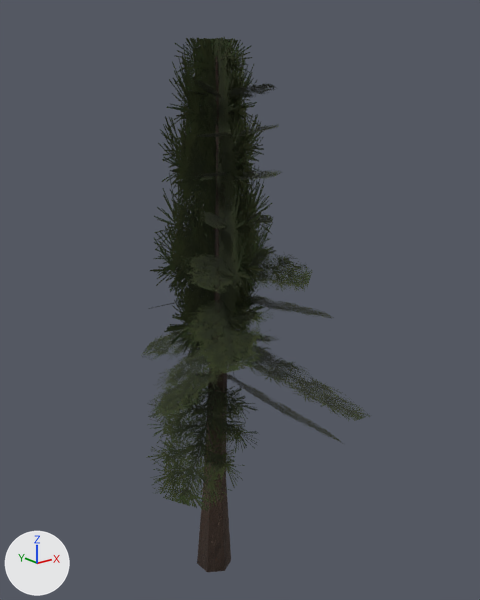
Before and after pictures for a commit that changed the glTF model public/models/props/pine_b_lod.glb.
Rendered twice from a 50 mm lens placed at (-11.38, -15.65, 15.55), pointed at (0.6, -0.68, 9.56). Arrows for +X, +Y and +Z are at lower left; the lights stay in place. The older version comes first. Vertices at exactly the same position are counted once.

Objects in the first picture: 'pine_b_lod_bark_pine', 'pine_b_lod_pine_needles_b'.
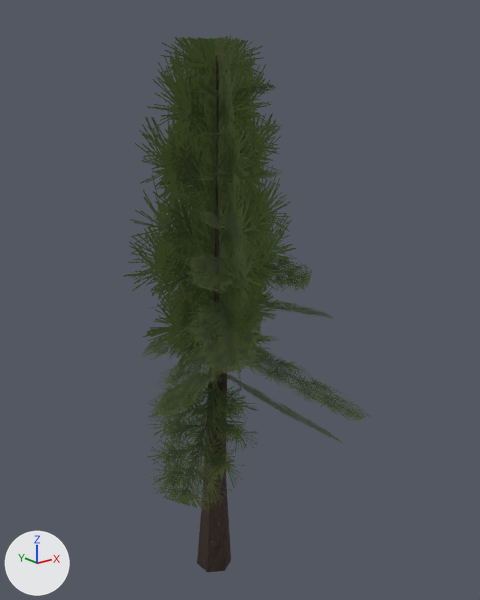
Location of each change, (x1, y1, x2, y2) in pixels of the pictures (480 x 600 px; the box of a moved part takes in the faces that stretch with it):
'pine_b_lod_pine_needles_b', surface changed, reshaped (8% wider)
    before: (141, 37, 370, 511)
    after: (123, 35, 370, 511)
part 1 of me_pine_b_lod_pine_needles_b, moved or reshaped
    before: (150, 37, 276, 379)
    after: (123, 35, 296, 378)

Edits to the bpy script that builds the scene:
```text
Change mat_pine_needles_b:
    where n0 = _N.new('ShaderNodeBsdfPrincipled'); n0.name = 'Principled BSDF'
    add n0.inputs[28].default_value = 0.85  # 'Emission Strength'
    add n7 = _N.new('ShaderNodeTexImage'); n7.name = 'Image Texture'
    add n7.image = img_card_pine_b
    remove n7 = _N.new('ShaderNodeTexImage'); n7.name = 'Image Texture'
    remove n7.image = img_card_pine_b
    add n8 = _N.new('ShaderNodeTexImage'); n8.name = 'Image Texture.001'
    add n8.image = img_card_pine_b
    where n4 = _N.new('ShaderNodeMix'); n4.name = 'Mix'
    where n5 = _N.new('ShaderNodeMath'); n5.name = 'Math.002'
    remove _L.new(n7.outputs[0], n4.inputs[6])  # 'Color' to 'A'
    remove _L.new(n7.outputs[1], n5.inputs[0])  # 'Alpha' to 'Value'
    add _L.new(n7.outputs[0], n0.inputs[27])  # 'Color' to 'Emission Color'
    add _L.new(n8.outputs[0], n4.inputs[6])  # 'Color' to 'A'
    add _L.new(n8.outputs[1], n5.inputs[0])  # 'Alpha' to 'Value'
Change me_pine_b_lod_pine_needles_b:
    used by ob_pine_b_lod_pine_needles_b; location = (0.0, 0.0, 0.0)
    remove me_pine_b_lod_pine_needles_b.from_pydata(...)  # 172 vertices, 92 faces; spans x -3.97..4.84, y -5.45..3.15, z 3.85..16.97
    add me_pine_b_lod_pine_needles_b.from_pydata(...)  # 172 vertices, 92 faces; spans x -3.97..4.84, y -5.45..3.5, z 3.85..16.99
    me_pine_b_lod_pine_needles_b part 1: 36 of 172 vertices moved; they spanned x -2.35..2.85, y -2.5..2.6, z 7.18..16.97 and now span x -3.24..3.76, y -3.37..3.5, z 7.16..16.99; mean shift (0.0, 0.0, 0.0); largest move (-2.11, 0.17, 16.95) -> (-3.03, 0.18, 16.96)
```
